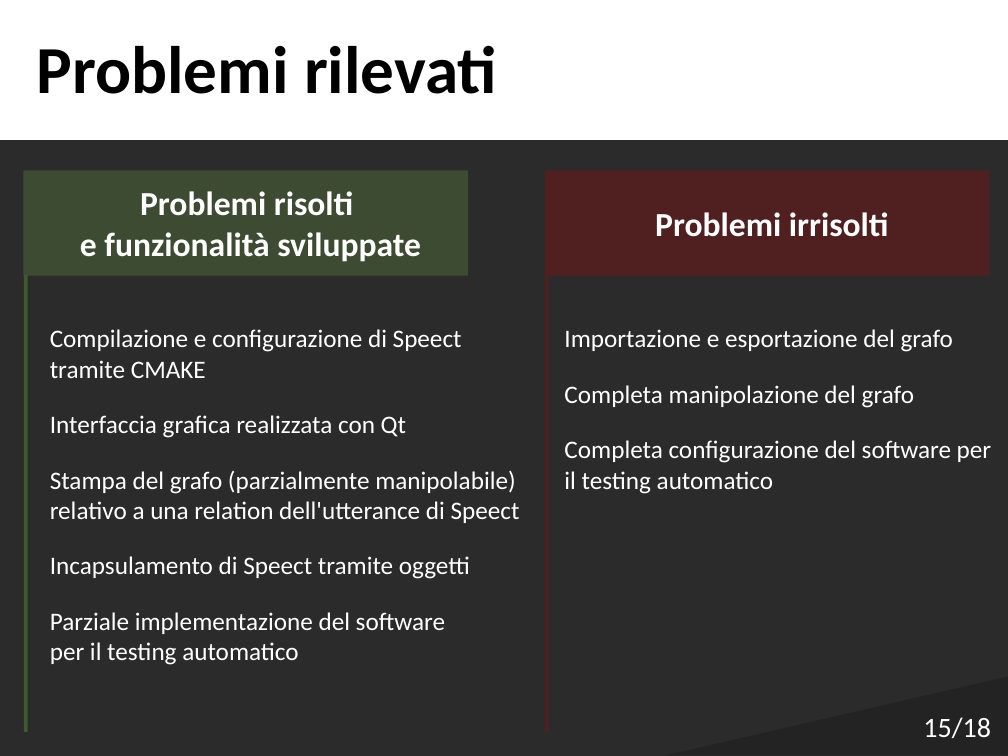
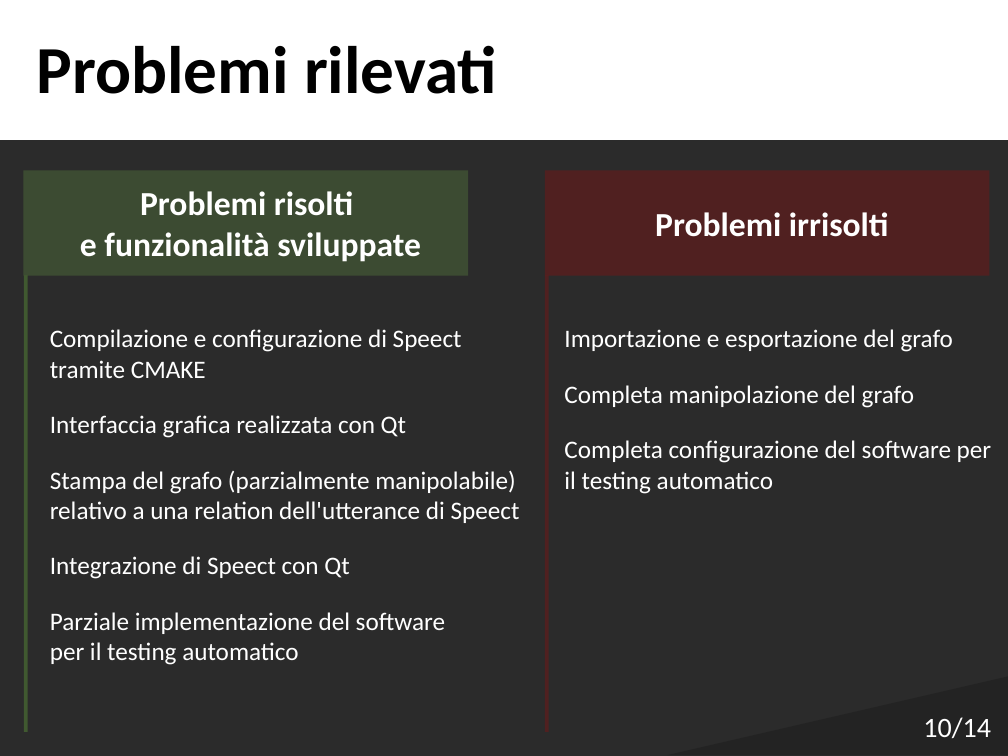
Before and after one commit to Italiaracerx/progettoSWE, a slide deck: slide 10 of Presentazioni/Presentazione TB 12-03-2018.pptx (slide 15 before the commit). Drawn at 1008x756 pixels with LibreOffice and Linux fonts; fonts in the diff are those of the drawing; background and template pictures are left out; a plain dark background stands for a picture behind light text. Boxes give left, top, right and bottom in pixels: in the first picture for what was removed or moved away, otherwise in the second. Text is boxed around its words. In the diff, an @@ line names an element or a change of style, - is before the commit and + after.

```diff
--- a/Presentazioni/Presentazione TB 12-03-2018.pptx
+++ b/Presentazioni/Presentazione TB 12-03-2018.pptx
@@ text at [50, 556, 349, 579]: text changed @@
-Incapsulamento di Speect tramite oggetti
+Integrazione di Speect con Qt
@@ text at [923, 717, 991, 738]: text changed @@
-15/18
+10/14
```
Also in this commit, not shown: 11 other slides changed, 5 slides removed.
